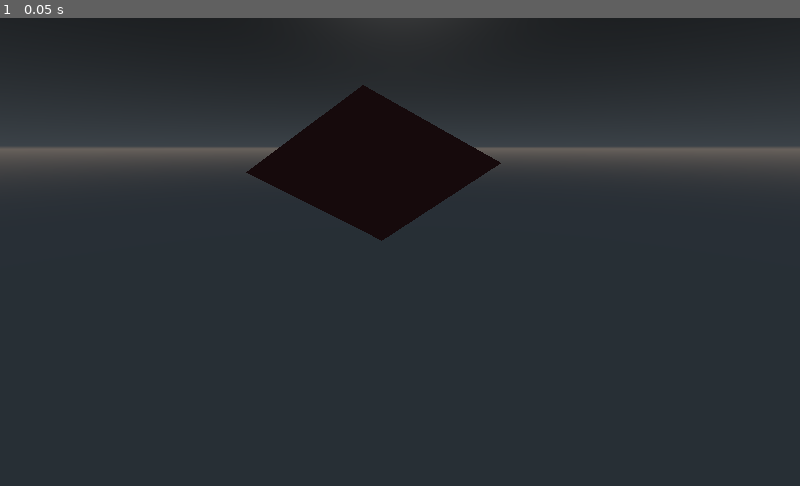
Above: before the commit, frame 1.
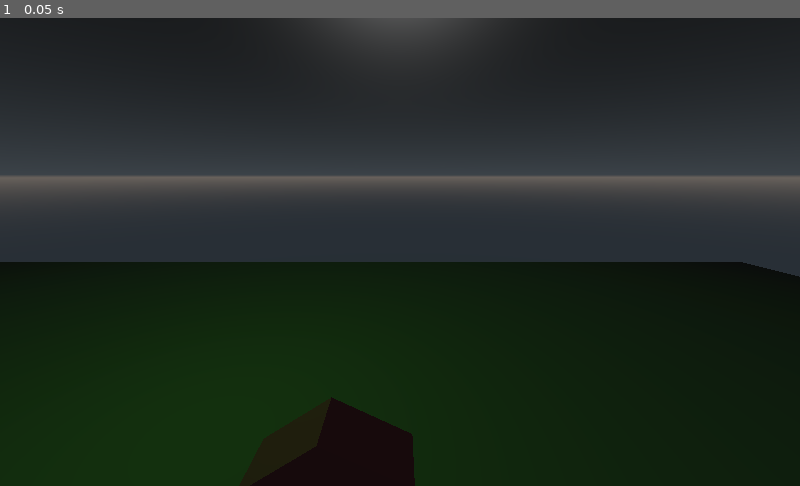
Above: after the commit, the same moment.

Repository: k-l-u-b/engine
Game: Godot game, scene res://main.tscn
The game is run twice, just before and just after one commit, with the same random seed, the same clock (stepped at 60 frames per second) and the same inputs.
Inputs:
- Up to frame 1 (0.05 s): no input

The runs differ from the first frame. In frame 1, 58% of the frame differs, in the area x 0-100%, y 0-100%.
Error in both runs: Unable to iterate on object of type 'Nil'. (res://requests/get)

Commit message:
encounters

Diff:
--- a/club.gd
+++ b/club.gd
@@ -1 +1,7 @@
 extends Spatial
+
+var money
+var drinks = ["beer", "moscow mule"]
+
+func random_drink():
+	return drinks[randi() % drinks.size()]
--- a/constants.gd
+++ b/constants.gd
@@ -1,7 +1,4 @@
 extends Node
 
-var time_scale = 0.01	# low => faster
-var drinks = ["beer", "moscow mule"]
-
-func random_drink():
-	return drinks[randi() % drinks.size()]
+var time_scale = 1	# low => faster
+#var time_scale = 0.01	# low => faster
--- /dev/null
+++ b/encounters/actions/pick random solo clubber.gd
@@ -0,0 +1,5 @@
+extends Node
+
+
+func pick():
+	pass
--- /dev/null
+++ b/encounters/decision.gd
@@ -0,0 +1,18 @@
+extends Node
+
+func execute(actor, target):
+	var outcome = decide(actor, target)
+	return outcome
+
+func decide(actor, target):
+	var outcome
+	var max_inclination = -1
+	for c in get_children():
+		var c_inclination = c.get_inclination(actor, target)
+		if c_inclination > max_inclination:
+			max_inclination = c_inclination
+			outcome = c
+
+	print(actor.name + " is doing: " + outcome.name)
+
+	return outcome
--- /dev/null
+++ b/encounters/encounter.tscn
@@ -0,0 +1,80 @@
+[gd_scene load_steps=4 format=2]
+
+[ext_resource path="res://encounters/outcome.gd" type="Script" id=1]
+[ext_resource path="res://encounters/decision.gd" type="Script" id=2]
+[ext_resource path="res://encounters/actions/pick random solo clubber.gd" type="Script" id=3]
+
+[node name="encounter tree" type="Node"]
+
+[node name="start" type="Node" parent="."]
+script = ExtResource( 2 )
+
+[node name="pick someone random" type="Node" parent="start"]
+script = ExtResource( 1 )
+trait_1 = "introvert_exuberant"
+trait_2 = "bizarre_alluring"
+weighting = -0.14
+next_node = NodePath("..")
+
+[node name="pick someone known" type="Node" parent="start"]
+script = ExtResource( 1 )
+trait_1 = "introvert_exuberant"
+trait_1_positive = false
+trait_2 = "anxious_satisfied"
+trait_2_positive = false
+weighting = 0.24
+next_node = NodePath("..")
+
+[node name="drink alone" type="Node" parent="start"]
+script = ExtResource( 1 )
+trait_1 = "introvert_exuberant"
+trait_1_positive = false
+trait_2 = "bizarre_alluring"
+trait_2_positive = false
+weighting = -0.16
+effect_on_actor = {
+"anxious_satisfied": 10.0,
+"bizarre_alluring": 0.0,
+"introvert_exuberant": 15.0,
+"p_anxious_satisfied": 0.0,
+"p_bizarre_alluring": 0.0,
+"p_introvert_exuberant": 0.0
+}
+next_node = NodePath("..")
+
+[node name="toilet" type="Node" parent="start"]
+script = ExtResource( 1 )
+trait_1 = "anxious_satisfied"
+trait_1_positive = false
+trait_2 = "introvert_exuberant"
+trait_2_positive = false
+weighting = 0.24
+effect_on_actor = {
+"anxious_satisfied": 10.0,
+"bizarre_alluring": -10.0,
+"introvert_exuberant": 0.0,
+"p_anxious_satisfied": 0.0,
+"p_bizarre_alluring": 0.0,
+"p_introvert_exuberant": 0.0
+}
+next_node = NodePath("..")
+
+[node name="dance alone" type="Node" parent="start"]
+script = ExtResource( 1 )
+trait_1 = "introvert_exuberant"
+trait_2 = "anxious_satisfied"
+weighting = 0.18
+effect_on_actor = {
+"anxious_satisfied": 0.0,
+"bizarre_alluring": 10.0,
+"introvert_exuberant": 0.0,
+"p_anxious_satisfied": 0.0,
+"p_bizarre_alluring": 0.0,
+"p_introvert_exuberant": 0.0
+}
+next_node = NodePath("..")
+
+[node name="actions" type="Node" parent="."]
+
+[node name="pick random solo clubber" type="Node" parent="actions"]
+script = ExtResource( 3 )
--- /dev/null
+++ b/encounters/outcome.gd
@@ -0,0 +1,109 @@
+extends Node
+
+#
+#	Generic encounter object
+#
+
+export (String, \
+	"introvert_exuberant",
+	"p_introvert_exuberant",
+	"bizarre_alluring",
+	"p_bizarre_alluring",
+	"anxious_satisfied",
+	"p_anxious_satisfied") var trait_1
+export (bool) var trait_1_positive = true
+export (String, \
+	"introvert_exuberant",
+	"p_introvert_exuberant",
+	"bizarre_alluring",
+	"p_bizarre_alluring",
+	"anxious_satisfied",
+	"p_anxious_satisfied") var trait_2
+export (bool) var trait_2_positive = true
+export(float, -1, 1, 0.01) var weighting
+
+# Effect of the choice on the actor and their perception
+export var effect_on_actor = {
+	"introvert_exuberant": 0.0,
+	"p_introvert_exuberant": 0.0,
+	"bizarre_alluring": 0.0,
+	"p_bizarre_alluring": 0.0,
+	"anxious_satisfied": 0.0,
+	"p_anxious_satisfied": 0.0
+}
+
+# Effect of the choice on the target and their perception
+export var effect_on_target = {
+	"introvert_exuberant": 0.0,
+	"p_introvert_exuberant": 0.0,
+	"bizarre_alluring": 0.0,
+	"p_bizarre_alluring": 0.0,
+	"anxious_satisfied": 0.0,
+	"p_anxious_satisfied": 0.0
+}
+
+export (NodePath) var next_node
+
+
+#func start():
+#	outcome.apply_effects()
+
+func get_inclination(actor, target):
+	return bounded_sum(actor, target)
+
+func bounded_sum(actor, target):
+	return blend(\
+		get_clubber_property(actor, target, trait_1, trait_1_positive),
+		get_clubber_property(actor, target, trait_2, trait_2_positive),
+		weighting)
+
+func blend(x1, x2, w):
+	if w <= -1.00:
+		w = -1.00
+	elif w >= 1.00:
+		w = 1.00
+
+#   this is a conversion from BNumber to UNumber
+	var u = (1.0 + w) / 2.0
+	return (x2*u + x1 * (1.0 - u))
+
+func get_clubber_property(actor, target, property, positive):
+	var multiplier
+	if positive:
+		multiplier = 1.0
+	else:
+		multiplier = -1.0
+
+	var clubber
+	if property.begins_with("p_"):
+		clubber = target
+	else:
+		clubber = actor
+
+	return 0.01 * multiplier * clubber.get(property)
+
+func apply_effects(actor, target):
+	actor.bizarre_alluring = effect_on_actor["bizarre_alluring"]
+	actor.introvert_exuberant = effect_on_actor["introvert_exuberant"]
+	actor.anxious_satisfied = effect_on_actor["anxious_satisfied"]
+
+	if target:
+		target.p_bizarre_alluring = effect_on_actor["p_bizarre_alluring"]
+		target.p_introvert_exuberant = effect_on_actor["p_introvert_exuberant"]
+		target.p_anxious_satisfied = effect_on_actor["p_anxious_satisfied"]
+
+		target.target.bizarre_alluring = effect_on_target["bizarre_alluring"]
+		target.target.introvert_exuberant = effect_on_target["introvert_exuberant"]
+		target.target.anxious_satisfied = effect_on_target["anxious_satisfied"]
+		target.target.add_relationship(\
+			actor.id,
+			effect_on_target["p_bizarre_alluring"],
+			effect_on_target["p_introvert_exuberant"],
+			effect_on_target["p_anxious_satisfied"])
+
+func end(actor, target):
+	apply_effects(actor, target)
+
+func get_next_encounter():
+	var follow_up = get_node(next_node)
+	return follow_up
--- a/individuals/individual.gd
+++ b/individuals/individual.gd
@@ -3,106 +3,81 @@
 export (PackedScene) var perceived_individual_template
 
 onready var others = $others
-onready var states = $states
 onready var state_timer = $"state timer"
+onready var life = $life
 
 var id
-var satisfaction			# 0-100
 var money
 var bizarre_alluring		# -100 ; 100
 var introvert_exuberant		# -100 ; 100
+var anxious_satisfied		# -100 ; 100
 
-var p_bonus_bizarre_alluring	# -100 ; 100
-var p_bonus_introvert_exuberant	# -100 ; 100
-
-var state
-
-var self_perception
+var current_encounter
 
 func start():
-	p_bonus_bizarre_alluring = 0
-	p_bonus_introvert_exuberant = 0
-	pick_activity()
+	state_timer.wait_time = rand_range(2, 5)
+	state_timer.start()
+#	start_activity()
 
-func init(id, name, money, satisfaction, bizarre_alluring, introvert_exuberant):
+func init(id, name, money, bizarre_alluring, introvert_exuberant, anxious_satisfied):
 	self.id = int(id)
 	self.name = name
 	self.money = money
-	self.satisfaction = satisfaction
 	self.bizarre_alluring = bizarre_alluring
 	self.introvert_exuberant = introvert_exuberant
+	self.anxious_satisfied = anxious_satisfied
 
-func generate_stats():
-	satisfaction = int(rand_range(0, 100))
-
-	bizarre_alluring = int(rand_range(-100, 100))
-	introvert_exuberant = int(rand_range(-100, 100))
+	$"get perceptions".init()
+#	current_encounter = $"../../encounter tree/start"
 
 func generate_relationships(individuals):
 	for i in individuals:
-		var i_node = perceived_individual_template.instance()
-		if i == self:
-			self_perception = i_node
-		i_node.generate_stats(i)
-		others.add_child(i_node)
+		generate_relationship(i)
+
+func generate_relationship(target):
+	var i_node = perceived_individual_template.instance()
+	i_node.generate_stats(target)
+	others.add_child(i_node)
+	return i_node
 
 func add_relationship(target_id, p_bizarre_alluring, p_introvert_exuberant):
-	var i_node = null
-
-	for c in others.get_children():
-		if c.target_id == target_id:
-			i_node = c
+	var i_node = find_relationship_with(target_id)
 
 	if i_node:
 		i_node.update(p_bizarre_alluring, p_introvert_exuberant)
 	else:
 		i_node = perceived_individual_template.instance()
 		i_node.init(target_id, p_bizarre_alluring, p_introvert_exuberant)
-		print(name)
 		others.add_child(i_node)
-
-	if target_id == self.id:
-		self_perception = i_node
-
 
 func update_relationship(relationship_node, p_bizarre_alluring, p_introvert_exuberant):
 	relationship_node.update(p_bizarre_alluring, p_introvert_exuberant)
 
-func pick_activity():
-	return
-	var activities = []
-	var probabilities = []
+func find_relationship_with(target_id):
+	for c in others.get_children():
+		if c.target_id == target_id:
+			return c
 
-	var sum = 0
-	for s in states.get_children():
-		var prob = s.get_probability()
-		if prob <= 0:
-			continue
-		activities.append(s)
-		probabilities.append(prob)
-		sum += int(prob)
+func start_activity():
+	current_encounter == current_encounter.execute(self, null)
+	state_timer.wait_time = rand_range(5, 100)
+	state_timer.start()
 
-	print(name, " is deciding what to do...")
-	print("probability repartition : ", probabilities)
+# returns a relationship
+func pick_target_known():
+	if others.get_child_count() == 0:
+		return null
+	else:
+		var i = randi() % others.get_child_count()
+		return others.get_child(i)
 
-	if state:
-		state.stop()
-
-	var rand = randi() % sum
-	var i = 0
-	for val in probabilities:
-		if rand < val:
-			state = activities[i]
-		else:
-			rand -= val
-			i += 1
-
-#	state = states.get_child(randi() % states.get_children().size())
-	state.init(self, state_timer)
-#	print(name, " started ", state.name)
-	state.start()
-
-	state_timer.start()
+# returns a relationship
+func pick_target_random():
+	var target = $"..".pick_random_clubber()
+	var relationship = find_relationship_with(target.id)
+	if not relationship:
+		relationship = generate_relationship(target)
+	return relationship
 
 func discuss():
 	pass
@@ -119,4 +94,12 @@
 	pass
 
 func _on_state_timer_timeout():
-	pick_activity()
+	if current_encounter == null:
+		current_encounter = $"../../encounter tree/start"
+#	elif current_encounter == $"../../encounter tree/start":
+#		start_activity()
+	else:
+		current_encounter.end(self, null)
+		current_encounter = current_encounter.get_next_encounter()
+
+	start_activity()
--- a/individuals/individual.tscn
+++ b/individuals/individual.tscn
@@ -1,12 +1,8 @@
-[gd_scene load_steps=9 format=2]
+[gd_scene load_steps=5 format=2]
 
 [ext_resource path="res://individuals/individual.gd" type="Script" id=1]
 [ext_resource path="res://individuals/perception/p_individual.tscn" type="PackedScene" id=2]
 [ext_resource path="res://requests/get perceptions.gd" type="Script" id=3]
-[ext_resource path="res://individuals/states/dance.gd" type="Script" id=4]
-[ext_resource path="res://individuals/states/drink.gd" type="Script" id=5]
-[ext_resource path="res://individuals/states/toilets.gd" type="Script" id=6]
-[ext_resource path="res://individuals/states/discuss.gd" type="Script" id=7]
 
 [sub_resource type="CapsuleMesh" id=1]
 
@@ -27,19 +23,5 @@
 
 [node name="get perceptions" type="HTTPRequest" parent="."]
 script = ExtResource( 3 )
-
-[node name="states" type="Node" parent="."]
-
-[node name="dance" type="Node" parent="states"]
-script = ExtResource( 4 )
-
-[node name="discuss" type="Node" parent="states"]
-script = ExtResource( 7 )
-
-[node name="drink" type="Node" parent="states"]
-script = ExtResource( 5 )
-
-[node name="toilets" type="Node" parent="states"]
-script = ExtResource( 6 )
 [connection signal="timeout" from="state timer" to="." method="_on_state_timer_timeout"]
 [connection signal="request_completed" from="get perceptions" to="get perceptions" method="_on_request_completed"]
--- a/individuals/individuals manager.gd
+++ b/individuals/individuals manager.gd
@@ -12,12 +12,17 @@
 	for child in get_children():
 		child.start()
 
-func add_individual(id, name, money, satisfaction, bizarre_alluring, introvert_exuberant):
+func add_individual(id, name, money, bizarre_alluring, introvert_exuberant, anxious_satisfied):
 	var i = individual_template.instance()
-	i.init(id, name, money, satisfaction, bizarre_alluring, introvert_exuberant)
 	add_child(i)
+	i.init(id, name, money, bizarre_alluring, introvert_exuberant, anxious_satisfied)
+	i.start()
 
 func get_individual(id):
 	for c in get_children():
 		if c.id == id:
 			return c
+
+func pick_random_clubber():
+	var i = randi() % get_child_count()
+	return get_child(i)
--- a/individuals/perception/p_individual.tscn
+++ b/individuals/perception/p_individual.tscn
@@ -1,6 +1,6 @@
 [gd_scene load_steps=2 format=2]
 
-[ext_resource path="res://individuals/perceived_individual.gd" type="Script" id=1]
+[ext_resource path="res://individuals/perception/perceived_individual.gd" type="Script" id=1]
 
 [node name="p_individual" type="Node"]
 script = ExtResource( 1 )
--- a/individuals/perceived_individual.gd
+++ b/individuals/perception/perceived_individual.gd
@@ -4,10 +4,9 @@
 var target_id
 var p_bizarre_alluring
 var p_introvert_exuberant
-
+var p_anxious_satisfied
 
 func init(target_id, p_bizarre_alluring, p_introvert_exuberant):
-	print("aaaa")
 	self.name = String(target_id)
 	self.target_id = target_id
 	self.p_bizarre_alluring = p_bizarre_alluring
@@ -19,8 +18,10 @@
 
 func generate_stats(ref):
 	target = ref
+	target_id = ref.id
 	p_bizarre_alluring = int(target.bizarre_alluring + rand_range(-20, 20))
-	p_introvert_exuberant = int(target.introvert_exuberant + rand_range(-0.2, 0.2))
+	p_introvert_exuberant = int(target.introvert_exuberant + rand_range(-20, 20))
+	p_anxious_satisfied = int(target.anxious_satisfied + rand_range(-20, 20))
 
 func get_target():
 	if target:
--- a/individuals/states/dance.gd
+++ b/individuals/states/dance.gd
@@ -3,7 +3,7 @@
 var sexy_bonus = 20
 
 func start():
-	print("user ", user.name, " is dancing")
+#	print("user ", user.name, " is dancing")
 	user.p_bonus_bizarre_alluring += sexy_bonus
 
 func stop():
--- a/individuals/states/discuss.gd
+++ b/individuals/states/discuss.gd
@@ -14,7 +14,7 @@
 	if target == null:
 		target = others.get_child(randi() % others.get_child_count()).target
 
-	print("user ", user.name, " likes the looks of ", target.name, " and is talking to them")
+#	print("user ", user.name, " likes the looks of ", target.name, " and is talking to them")
 
 func get_probability():
 	var p = user.introvert_exuberant + user.self_perception.p_bizarre_alluring
--- a/individuals/states/drink.gd
+++ b/individuals/states/drink.gd
@@ -3,7 +3,7 @@
 
 func start():
 	var drink = Constants.random_drink()
-	print("user ", user.name, " is drinking ", drink)
+#	print("user ", user.name, " is drinking ", drink)
 
 	user.self_perception.p_introvert_exuberant += 10
 
--- a/individuals/states/toilets.gd
+++ b/individuals/states/toilets.gd
@@ -1,7 +1,7 @@
 extends "IndividualState.gd"
 
 func start():
-	print("user ", user.name, " is gone to the toilets")
+#	print("user ", user.name, " is gone to the toilets")
 
 	user.self_perception.p_introvert_exuberant -= 20
 
--- a/main.tscn
+++ b/main.tscn
@@ -6,6 +6,7 @@
 [ext_resource path="res://parser.gd" type="Script" id=4]
 [ext_resource path="res://requests/get users.gd" type="Script" id=5]
 [ext_resource path="res://club.gd" type="Script" id=6]
+[ext_resource path="res://encounters/encounter.tscn" type="PackedScene" id=7]
 
 [sub_resource type="CubeMesh" id=1]
 
@@ -22,6 +23,13 @@
 background_mode = 2
 background_sky = SubResource( 3 )
 
+[sub_resource type="PlaneMesh" id=5]
+
+[sub_resource type="Skin" id=6]
+
+[sub_resource type="SpatialMaterial" id=7]
+albedo_color = Color( 0.466667, 0.466667, 0.466667, 1 )
+
 [node name="main" type="Spatial"]
 script = ExtResource( 1 )
 
@@ -33,12 +41,14 @@
 mesh = SubResource( 1 )
 material/0 = SubResource( 2 )
 
-[node name="Camera" type="Camera" parent="club"]
-transform = Transform( 1, 0, 0, 0, 0.957414, 0.288719, 0, -0.288719, 0.957414, 2.04145, 0.950392, 3.6236 )
+[node name="camera" type="Camera" parent="club"]
+transform = Transform( 1, 0, 0, 0, 0.976851, 0.213922, 0, -0.213922, 0.976851, 2.52573, 3.48173, 3.92476 )
 fov = 68.1183
 
-[node name="OmniLight" type="OmniLight" parent="club"]
-omni_range = 8.22777
+[node name="light" type="OmniLight" parent="club"]
+transform = Transform( 1, 0, 0, 0, 1, 0, 0, 0, 1, 0, 3.69323, 0 )
+light_color = Color( 0.159146, 0.449219, 0.0543976, 1 )
+omni_range = 20.0
 
 [node name="individuals" type="Spatial" parent="club"]
 script = ExtResource( 2 )
@@ -46,6 +56,14 @@
 
 [node name="WorldEnvironment" type="WorldEnvironment" parent="club"]
 environment = SubResource( 4 )
+
+[node name="floor" type="MeshInstance" parent="club"]
+transform = Transform( 16.7094, 0, 0, 0, 1, 0, 0, 0, 9.9688, 0, 0, 0 )
+mesh = SubResource( 5 )
+skin = SubResource( 6 )
+material/0 = SubResource( 7 )
+
+[node name="encounter tree" parent="club" instance=ExtResource( 7 )]
 
 [node name="parser" type="Node" parent="."]
 script = ExtResource( 4 )
--- a/requests/get perceptions.gd
+++ b/requests/get perceptions.gd
@@ -2,14 +2,13 @@
 
 onready var clubber = $".."
 
-func _ready():
+func init():
 	var error = request(API.url + "/clubber/" + String(clubber.id) + "/perceptions")
 	if error != OK:
 		push_error("An error occurred in the HTTP request.")
 
 func _on_request_completed(result, response_code, headers, body):
 	var response = JSON.parse(body.get_string_from_utf8())
-	print(response.result)
 
 	for perception in response.result:
 		clubber.add_relationship(\
--- a/requests/get users.gd
+++ b/requests/get users.gd
@@ -21,9 +21,11 @@
 			int(clubber.id),
 			clubber.name,
 			clubber.money,
-			clubber.satisfaction,
 			int(clubber.bizarre_alluring),
-			int(clubber.introvert_exuberant))
+			int(clubber.introvert_exuberant),
+			int(clubber.anxious_satisfied))
+
+		yield(get_tree().create_timer(1.0), "timeout")
 
 func on_clubber_parsed():
 	if clubbers_data.size() == 0:
Not shown: 1 places in main.tscn that only renumber resources
